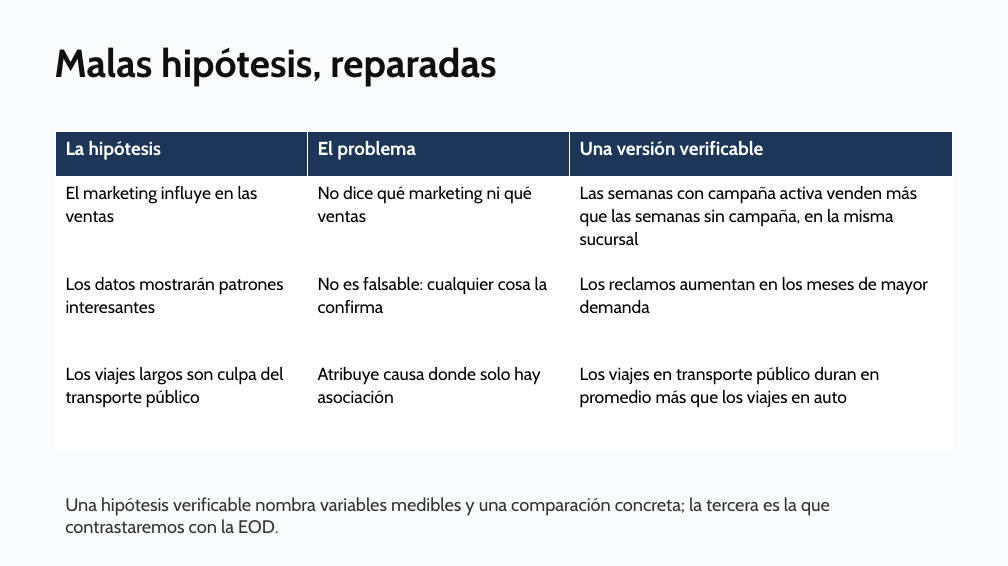
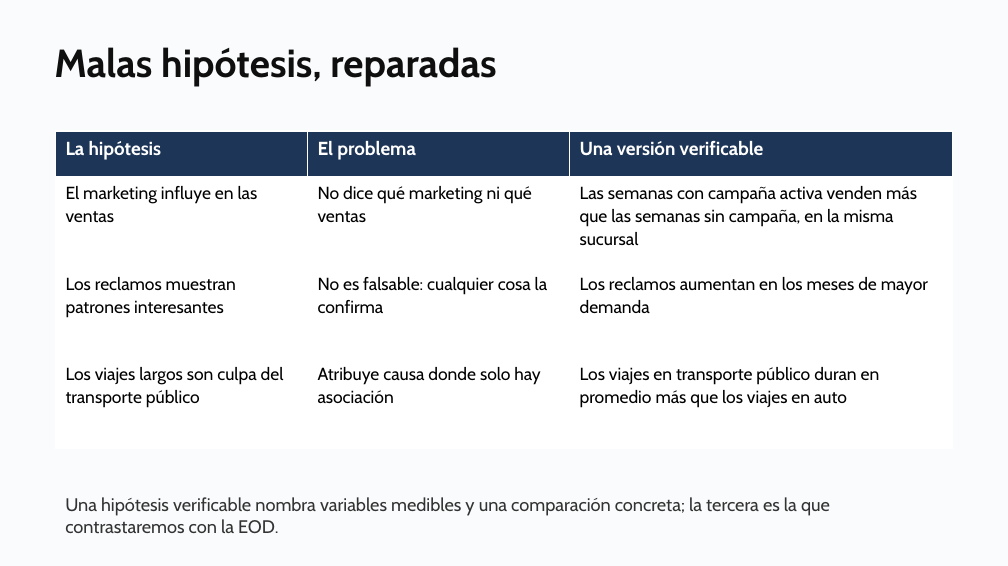
Before and after one commit to daniopitz/diplomado-cdd, a slide deck: slide 11 of presentaciones/clase02_eda_descriptiva.pptx. Drawn at 1008x566 pixels with LibreOffice and Linux fonts; fonts in the diff are those of the drawing. Boxes give left, top, right and bottom in pixels: in the first picture for what was removed or moved away, otherwise in the second. Text is boxed around its words. In the diff, an @@ line names an element or a change of style, - is before the commit and + after.

```diff
--- a/presentaciones/clase02_eda_descriptiva.pptx
+++ b/presentaciones/clase02_eda_descriptiva.pptx
@@ table at box(55, 131, 953, 449) @@
-row 3, column 1: Los datos mostrarán patrones interesantes
+row 3, column 1: Los reclamos muestran patrones interesantes
```
Also in this commit, not shown: 1 other file.
